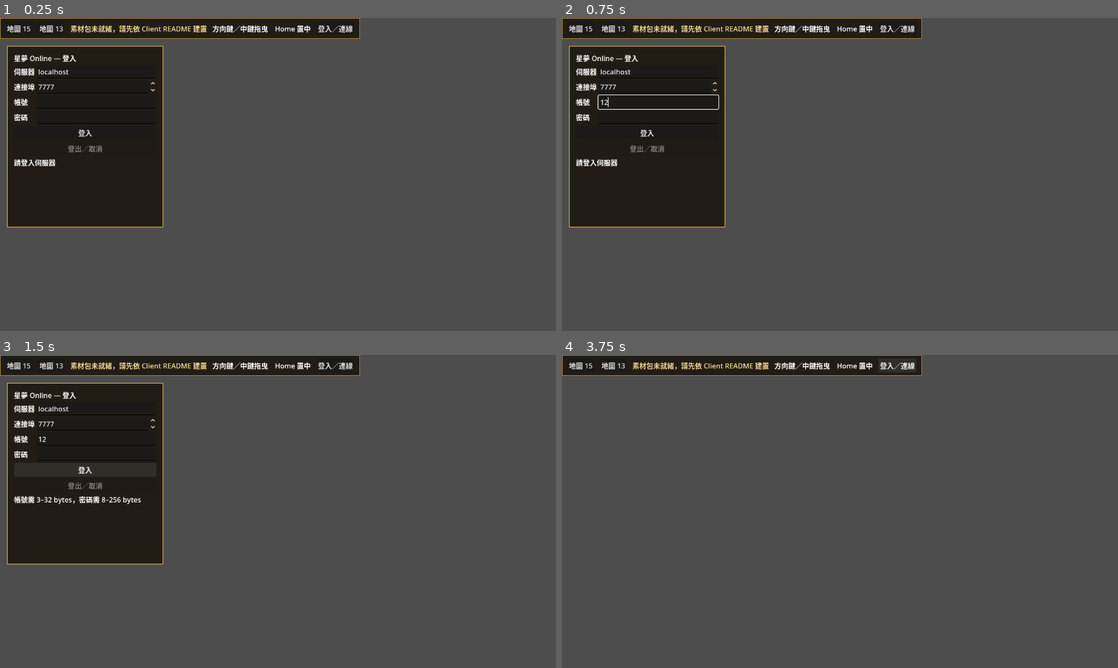
Above: before the commit, frames 1-4 (two rows, left to right).
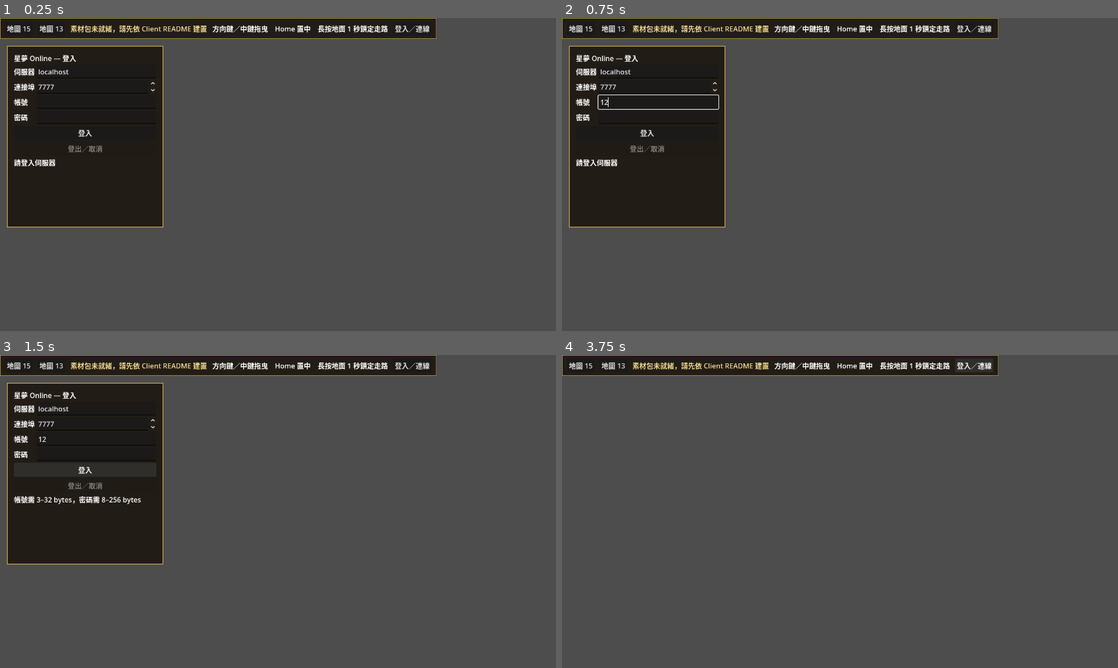
Above: after the commit, the same moments.

Repository: kevin840307/SGTest
Game: Godot game, scene res://app/main.tscn
Same seed, same stepped clock (60 frames per second), same inputs: the game is played once before the commit and once after it.
Inputs (mouse positions are in pixels of both pictures, inside the frame that each line leads up to):
- Up to frame 1 (0.25 s): no input
- Up to frame 2 (0.75 s): click (656, 102) at 0.52 s; type "12" at 0.6 s
- Up to frame 3 (1.5 s): click (94, 455) at 0.75 s; type "12" at 0.83 s; click "登入" at 1.25 s
- Up to frame 4 (3.75 s): click "地圖 15" at 2 s; click "地圖 13" at 2.75 s; click "登入／連線" at 3.5 s

The runs differ from the first frame. In frame 1, 1.0% of the frame differs, in the area x 57-79%, y 0-7%; in frame 2, 1.0%; in frame 3, 1.0%; in frame 4, 1.0%.

Commit message:
feat(input): add recovered-compatible cursor autorun

Diff:
--- a/client/app/main.gd
+++ b/client/app/main.gd
@@ -2,6 +2,7 @@
 ## UI composition and presentation input; ClientSession owns networking/reduction.
 const WorldView = preload("res://rendering/world_view.gd")
 const SessionPanel = preload("res://ui/session_panel.gd")
+const MouseAutorunState = preload("res://app/mouse_autorun_state.gd")
 var auto_start := true
 var world_view := WorldView.new()
 var _held := {}
@@ -12,6 +13,11 @@
 var session_panel := SessionPanel.new()
 var _map_buttons: Array[Button] = []
 var _last_snapshot: Dictionary = {}
+var _mouse_autorun = MouseAutorunState.new()
+var _autorun_left_press_cancelled := false
+var _autorun_map_epoch := 0
+var _autorun_waiting_sequence_floor := -1
+var _autorun_last_blocked_sequence := 0
 var _online_gate_role := ""
 var _online_gate_phase := -1
 var _online_gate_deadline := 0
@@ -52,7 +58,7 @@
 	_status.add_theme_color_override("font_color",Color("f2d995"))
 	row.add_child(_status)
 	var help := Label.new()
-	help.text = "方向鍵／中鍵拖曳　Home 置中"
+	help.text = "方向鍵／中鍵拖曳　Home 置中　長按地面 1 秒鎖定走路"
 	row.add_child(help)
 	world_view.status_changed.connect(_world_status)
 	layer.add_child(session_panel)
@@ -115,21 +121,41 @@
 			world_view.camera.set_focus(world_view.epoch,Vector2(world_view.camera.snapshot().world_size)/2.0)
 
 
+func _input(event: InputEvent) -> void:
+	if not event is InputEventMouseButton:
+		return
+	var mouse := event as InputEventMouseButton
+	if mouse.button_index == MOUSE_BUTTON_LEFT:
+		if not mouse.pressed:
+			_autorun_left_press_cancelled = false
+			if _mouse_autorun.holding:
+				_mouse_autorun.terrain_release(Time.get_ticks_msec())
+		elif _mouse_autorun.latched:
+			# Do not consume the event: entity/UI handlers still receive this
+			# click. Only bare terrain suppresses the same-press new route below.
+			_autorun_left_press_cancelled = true
+			_cancel_mouse_autorun(true)
+	elif mouse.button_index == MOUSE_BUTTON_RIGHT and mouse.pressed and _mouse_autorun.active():
+		# Preserve all normal right-click handlers/context menus.
+		_cancel_mouse_autorun(true)
+
+
 func _unhandled_input(event: InputEvent) -> void:
 	if event is InputEventMouseButton and event.button_index == MOUSE_BUTTON_LEFT and event.pressed and session_panel.active and world_view.phase == "ready":
 		var point: Vector2 = world_view.camera.screen_to_world(event.position)
 		var drop_id: int = world_view.pick_ground_drop_at(point)
 		var monster_id: int = world_view.pick_monster_at(point) if drop_id == 0 else 0
 		if drop_id > 0:
-			# Ground pickup takes priority over nearby monsters; failure
-			# never silently falls back to movement or an attack.
+			# A latched click already queued an ordered stop barrier in _input;
+			# the item interaction follows it without losing normal click priority.
 			session_panel.submit_pickup_drop(drop_id)
 		elif monster_id > 0:
 			# A live visible monster takes attack priority over ground movement.
 			# Never fall back to movement when the combat intent is backpressured.
 			session_panel.submit_attack_monster(monster_id)
-		else:
-			session_panel.submit_move(point)
+		elif not _autorun_left_press_cancelled:
+			_begin_ground_navigation(point,Time.get_ticks_msec())
+		# First bare-ground click after a latch only stops the old route.
 		get_viewport().set_input_as_handled()
 		return
 	if session_panel.active:
@@ -140,6 +166,50 @@
 	elif event is InputEventMouseMotion and _dragging:
 		world_view.camera.pan(world_view.epoch,-event.relative)
 		get_viewport().set_input_as_handled()
+
+
+func _physics_process(_delta: float) -> void:
+	if not _mouse_autorun.active():
+		return
+	var now := Time.get_ticks_msec()
+	# _input normally sees release first; this is a fallback for cases where
+	# another interaction consumes the release later in the input pipeline.
+	if _mouse_autorun.holding and not Input.is_mouse_button_pressed(MOUSE_BUTTON_LEFT):
+		_mouse_autorun.terrain_release(now)
+	if not _mouse_autorun.active() or not session_panel.active or _last_snapshot.is_empty():
+		return
+	if bool(_last_snapshot.get("player_dead",false)) or bool(_last_snapshot.get("reconnecting",false)) or bool(_last_snapshot.get("waiting_for_new_map",false)):
+		_cancel_mouse_autorun(false)
+		return
+	var epoch := int(_last_snapshot.get("map_epoch",0))
+	if epoch <= 0 or (_autorun_map_epoch > 0 and epoch != _autorun_map_epoch):
+		_cancel_mouse_autorun(false)
+		return
+	if not bool(_last_snapshot.get("world_ready",false)) or bool(_last_snapshot.get("resync_pending",false)):
+		return
+
+	var movement_sequence := int(_last_snapshot.get("movement_sequence",0))
+	if _autorun_waiting_sequence_floor >= 0:
+		if movement_sequence <= _autorun_waiting_sequence_floor:
+			return
+		_autorun_waiting_sequence_floor = -1
+	var receipt_sequence := int(_last_snapshot.get("last_receipt_sequence",0))
+	if movement_sequence > receipt_sequence:
+		return
+	if receipt_sequence == movement_sequence and movement_sequence > 0 and int(_last_snapshot.get("last_receipt_status",-1)) != 0:
+		if _autorun_last_blocked_sequence != movement_sequence:
+			_autorun_last_blocked_sequence = movement_sequence
+			_mouse_autorun.defer_blocked_retry(now)
+
+	var own: Dictionary = _last_snapshot.get("self_state",{})
+	var moving := bool(own.get("moving",false)) if not own.is_empty() else false
+	var actor_position := Vector2(
+		float(_last_snapshot.get("x",0.0)),float(_last_snapshot.get("y",0.0)))
+	var cursor_position := world_view.camera.screen_to_world(
+		get_viewport().get_mouse_position())
+	if _mouse_autorun.should_request(
+			now,actor_position,cursor_position,moving):
+		_submit_autorun_target(cursor_position,now,not moving)
 
 
 func _process(delta: float) -> void:
@@ -169,6 +239,8 @@
 
 
 func _connection_changed(active: bool) -> void:
+	if not active:
+		_cancel_mouse_autorun(false)
 	for button in _map_buttons:
 		button.disabled = active
 	_held.clear()
@@ -194,8 +266,52 @@
 
 
 func _server_snapshot(snapshot: Dictionary) -> void:
+	var previous := _last_snapshot
+	if _mouse_autorun.active() and not previous.is_empty():
+		var old_epoch := int(previous.get("map_epoch",0))
+		var new_epoch := int(snapshot.get("map_epoch",0))
+		var new_dead := bool(snapshot.get("player_dead",false))
+		var transferred := old_epoch > 0 and new_epoch > 0 and old_epoch != new_epoch
+		var damaged := int(snapshot.get("player_damage_sequence",0)) > int(previous.get("player_damage_sequence",0))
+		var attacked := int(snapshot.get("last_attack_result_sequence",0)) > int(previous.get("last_attack_result_sequence",0))
+		if transferred or new_dead or bool(snapshot.get("waiting_for_new_map",false)) or bool(snapshot.get("reconnecting",false)):
+			_cancel_mouse_autorun(false)
+		elif damaged or attacked:
+			_cancel_mouse_autorun(true)
 	_last_snapshot = snapshot.duplicate(true)
 	world_view.set_player_snapshot(snapshot)
+
+
+func _begin_ground_navigation(point: Vector2,now_msec: int) -> void:
+	if not point.is_finite():
+		return
+	var was_latched := _mouse_autorun.terrain_press(now_msec)
+	if was_latched:
+		return
+	_autorun_map_epoch = int(_last_snapshot.get("map_epoch",0))
+	_autorun_last_blocked_sequence = 0
+	_submit_autorun_target(point,now_msec,false)
+
+
+func _submit_autorun_target(point: Vector2,now_msec: int,was_stopped: bool) -> bool:
+	if not point.is_finite() or not session_panel.active:
+		return false
+	var sequence_floor := int(_last_snapshot.get("movement_sequence",0))
+	if not session_panel.submit_move(point):
+		return false
+	_autorun_waiting_sequence_floor = sequence_floor
+	_mouse_autorun.note_request(point,now_msec,was_stopped)
+	return true
+
+
+func _cancel_mouse_autorun(stop_movement: bool) -> void:
+	var was_active := _mouse_autorun.active()
+	_mouse_autorun.cancel()
+	_autorun_map_epoch = 0
+	_autorun_waiting_sequence_floor = -1
+	_autorun_last_blocked_sequence = 0
+	if stop_movement and was_active and session_panel.active:
+		session_panel.submit_stop_movement()
 
 
 func _start_online_gate() -> void:
--- /dev/null
+++ b/client/app/mouse_autorun_state.gd
@@ -0,0 +1,86 @@
+extends RefCounted
+
+# Verified against the user's private Recovered client on 2026-11-18.
+# This contains input/repath policy only; pathfinding and movement stay Server-owned.
+const HOLD_TO_LATCH_MSEC := 1000
+const REPATH_INTERVAL_MSEC := 80
+const REPATH_DISTANCE := 24.0
+const REACH_DISTANCE := 10.0
+const BLOCKED_RETRY_MSEC := 400
+
+var latched := false
+var holding := false
+var _press_started_msec := -1
+var _last_target := Vector2(INF,INF)
+var _last_request_msec := -1
+var _retry_not_before_msec := 0
+
+func terrain_press(now_msec: int) -> bool:
+	var was_latched := latched
+	latched = false
+	holding = not was_latched
+	_press_started_msec = now_msec if holding else -1
+	_reset_pacing()
+	return was_latched
+
+func poll_long_hold(now_msec: int) -> bool:
+	if latched or not holding or _press_started_msec < 0:
+		return false
+	if now_msec - _press_started_msec < HOLD_TO_LATCH_MSEC:
+		return false
+	latched = true
+	return true
+
+func terrain_release(now_msec: int) -> bool:
+	if holding and _press_started_msec >= 0 and now_msec - _press_started_msec >= HOLD_TO_LATCH_MSEC:
+		latched = true
+	holding = false
+	_press_started_msec = -1
+	return latched
+
+func active() -> bool:
+	return holding or latched
+
+func should_request(now_msec: int,actor_position: Vector2,
+		cursor_position: Vector2,is_moving: bool) -> bool:
+	if not active() or not actor_position.is_finite() or not cursor_position.is_finite():
+		return false
+	if actor_position.distance_to(cursor_position) <= REACH_DISTANCE:
+		return false
+	if is_moving:
+		if _last_target.is_finite() and _last_target.distance_to(cursor_position) < REPATH_DISTANCE:
+			return false
+		return _last_request_msec < 0 or now_msec - _last_request_msec >= REPATH_INTERVAL_MSEC
+	# While physically held, a stopped route follows immediately. Once latched,
+	# rejected/stopped navigation is rate-limited to avoid A* retry storms.
+	return not latched or now_msec >= _retry_not_before_msec
+
+func note_request(target: Vector2,now_msec: int,was_stopped: bool) -> void:
+	_last_target = target
+	_last_request_msec = now_msec
+	if latched and was_stopped:
+		_retry_not_before_msec = now_msec + BLOCKED_RETRY_MSEC
+
+func defer_blocked_retry(now_msec: int) -> void:
+	if latched:
+		_retry_not_before_msec = maxi(
+			_retry_not_before_msec,now_msec+BLOCKED_RETRY_MSEC)
+
+func cancel() -> void:
+	latched = false
+	holding = false
+	_press_started_msec = -1
+	_reset_pacing()
+
+func snapshot() -> Dictionary:
+	return {
+		"latched":latched,"holding":holding,
+		"last_target":_last_target,
+		"last_request_msec":_last_request_msec,
+		"retry_not_before_msec":_retry_not_before_msec
+	}
+
+func _reset_pacing() -> void:
+	_last_target = Vector2(INF,INF)
+	_last_request_msec = -1
+	_retry_not_before_msec = 0
--- a/client/network/client_session.gd
+++ b/client/network/client_session.gd
@@ -93,6 +93,12 @@
 		return false
 	return _queue_intent({"type": "move", "x": target_x, "y": target_y})
 
+func stop_movement() -> bool:
+	var current := snapshot()
+	if bool(current.get("player_dead",false)) or int(current.get("state",-1)) != WorldState.STATE_IN_WORLD:
+		return false
+	return _queue_intent({"type":"stop_move"})
+
 func use_recovery_item(item_uid: int) -> bool:
 	var current := snapshot()
 	if item_uid <= 0 or not bool(current.get("inventory_ready",false)) or not bool(current.get("combat_available",false))  …(224 unchanged characters)…
@@ -162,12 +168,25 @@
 	# chase. Clicking another monster also replaces an earlier navigation target.
 	# Any already-sent Server command may still return a reliable receipt, but
 	# its Client-side auto-follow state is no longer retained.
+	if accepted and kind == "stop_move":
+		var kept: Array[Dictionary] = []
+		for queued in _intents:
+			if str(queued.get("type","")) not in ["move","attack_monster","stop_move"]:
+				kept.append(queued)
+		_intents = kept
 	if accepted and kind in ["move","attack_monster"]:
 		var kept: Array[Dictionary] = []
 		for queued in _intents:
+			# A stop intent is a barrier: later interaction/navigation waits
+			# until the Server has acknowledged the stop SelfState.
 			if str(queued.get("type","")) not in ["move","attack_monster"]:
 				kept.append(queued)
 		_intents = kept
+	if accepted and kind == "stop_move":
+		for queued in _intents:
+			if str(queued.get("type","")) == "stop_move":
+				accepted = false
+				break
 	if accepted and kind == "use_recovery_item":
 		for queued in _intents:
 			if str(queued.get("type","")) in ["use_recovery_item","discard_inventory_item"]:
@@ -432,6 +451,8 @@
 			_publish()
 	elif kind == "attack_monster":
 		_process_attack_monster_intent(intent)
+	elif kind == "stop_move":
+		_process_stop_movement_intent(intent)
 	elif kind == "move":
 		var current: Dictionary = _world.snapshot()
 		if int(current.state) != WorldState.STATE_IN_WORLD or bool(current.player_dead) or not bool(current.world_ready) or b …(185 unchanged characters)…
@@ -447,6 +468,46 @@
 	else:
 		_world.fail("unknown_intent")
 		_publish()
+
+func _process_stop_movement_intent(intent: Dictionary) -> void:
+	var current: Dictionary = _world.snapshot()
+	var token := int(intent.get("_token",0))
+	if token <= 0 or not _first_intent_matches(token):
+		return
+	if int(current.state) != WorldState.STATE_IN_WORLD or bool(current.player_dead) or bool(current.waiting_for_new_map):
+		_pop_intent_token(token)
+		return
+	if not bool(current.world_ready) or bool(current.resync_pending) or int(current.pending_world_ready_ack_epoch) != 0 or int(current.last_world_ready_ack_epoch) != int(current.map_epoch):
+		return
+	var phase := str(intent.get("phase","send_stop"))
+	if phase == "send_stop":
+		var sequence := int(current.movement_sequence)+1
+		var frame := WireCodec.encode_move_target(
+			int(current.map_epoch),sequence,
+			roundi(float(current.x)),roundi(float(current.y)))
+		if not frame.is_empty() and _transport.send_frame(frame) and _world.mark_move_sent(sequence):
+			var waiting := intent.duplicate(true)
+			waiting["phase"] = "await_stop"
+			waiting["movement_sequence"] = sequence
+			_replace_first_intent(token,waiting)
+			_publish()
+		return
+	if phase == "await_stop":
+		var sequence := int(intent.get("movement_sequence",0))
+		if int(current.last_receipt_sequence) < sequence:
+			return
+		if int(current.last_receipt_sequence) != sequence or int(current.last_receipt_status) != 0:
+			_pop_intent_token(token)
+			return
+		var own: Dictionary = current.self_state
+		if own.is_empty() or int(own.get("movement_action_sequence",0)) < sequence:
+			return
+		if bool(own.get("moving",false)):
+			return
+		_pop_intent_token(token)
+		return
+	_pop_intent_token(token)
+
 
 func _process_attack_monster_intent(intent: Dictionary) -> void:
 	var current: Dictionary = _world.snapshot()
--- /dev/null
+++ b/client/tests/fake_stop_barrier_transport.gd
@@ -0,0 +1,127 @@
+extends RefCounted
+const WireCodec = preload("res://network/wire_codec.gd")
+const STATE_STOPPED := 0
+const STATE_CONNECTED := 3
+const STATE_FAILED := 4
+
+const AUTH_RESULT := "0900000001000B0000"
+const CHARACTER_LIST := "1800000001000C00010B000000000000000004004865726F"
+const CHOOSE_RESULT := "2D00000001000E00000B000000000000000F000000000000000000384000000000000038400100000000000000"
+const READY := "2D00000001001400010000000000000028000000000000000B000000000000000F0000000000C0410000C04101"
+
+var _mutex:=Mutex.new()
+var _state:=STATE_STOPPED
+var _events:Array[Dictionary]=[]
+var _moves:Array[Vector2i]=[]
+var _revision:=1
+var _error:=OK
+
+func start_secure(_host:String,_port:int,_common_name:String="",_trusted_chain=null)->Error:
+	_mutex.lock()
+	_state=STATE_CONNECTED
+	_events.clear()
+	_moves.clear()
+	_revision=1
+	_error=OK
+	_mutex.unlock()
+	return OK
+
+func send_frame(frame:PackedByteArray)->bool:
+	var opcode:=WireCodec.frame_opcode(frame)
+	if opcode<0:
+		return false
+	_mutex.lock()
+	if _state!=STATE_CONNECTED:
+		_mutex.unlock()
+		return false
+	match opcode:
+		WireCodec.OPCODE_AUTH_REQUEST:
+			_push(AUTH_RESULT.hex_decode())
+			_push(CHARACTER_LIST.hex_decode())
+		WireCodec.OPCODE_CHARACTER_CHOOSE:
+			_push(CHOOSE_RESULT.hex_decode())
+			_push(READY.hex_decode())
+		WireCodec.OPCODE_WORLD_READY_ACK:
+			_push(_self_state(41,24,24,false,0))
+		WireCodec.OPCODE_MOVE_TARGET:
+			var move:=WireCodec.decode_move_target(frame)
+			if move.is_empty():
+				_fail()
+			else:
+				var seq:=int(move.movement_sequence)
+				var target:=Vector2i(int(move.target_x),int(move.target_y))
+				_moves.append(target)
+				_push(_move_receipt(seq,41+seq))
+				_push(_self_state(41+seq,target.x,target.y,false,seq))
+		WireCodec.OPCODE_WORLD_RESYNC_REQUEST:
+			pass
+		_:
+			_fail()
+	var ok:=_state==STATE_CONNECTED
+	_mutex.unlock()
+	return ok
+
+func drain_events(max_frames:int=64)->Array[Dictionary]:
+	var out:Array[Dictionary]=[]
+	_mutex.lock()
+	for _i in range(mini(max_frames,_events.size())):
+		out.append(_events.pop_front())
+	_mutex.unlock()
+	return out
+
+func get_status()->Dictionary:
+	_mutex.lock()
+	var result={"state":_state,"terminal_error":_error}
+	_mutex.unlock()
+	return result
+
+func stop()->void:
+	_mutex.lock()
+	_state=STATE_STOPPED
+	_mutex.unlock()
+
+func move_targets()->Array[Vector2i]:
+	_mutex.lock()
+	var result:=_moves.duplicate()
+	_mutex.unlock()
+	return result
+
+func _push(frame:PackedByteArray)->void:
+	_events.append({"type":"frame","frame":frame,"bytes":frame.size()})
+
+func _fail()->void:
+	_state=STATE_FAILED
+	_error=ERR_INVALID_DATA
+
+func _header(writer:StreamPeerBuffer,size:int,opcode:int)->void:
+	writer.big_endian=false
+	writer.put_u32(size)
+	writer.put_u16(1)
+	writer.put_u16(opcode)
+
+func _move_receipt(sequence:int,tick:int)->PackedByteArray:
+	var writer:=StreamPeerBuffer.new()
+	_header(writer,30,WireCodec.OPCODE_MOVE_RECEIPT)
+	writer.put_64(1)
+	writer.put_u32(sequence)
+	writer.put_u16(0)
+	writer.put_64(tick)
+	return writer.data_array
+
+func _self_state(tick:int,x:int,y:int,moving:bool,sequence:int)->PackedByteArray:
+	_revision+=1
+	var writer:=StreamPeerBuffer.new()
+	_header(writer,74,WireCodec.OPCODE_SELF_STATE)
+	writer.put_64(1)
+	writer.put_64(tick)
+	writer.put_64(11)
+	writer.put_64(2)
+	writer.put_64(1)
+	writer.put_32(15)
+	writer.put_64(_revision)
+	writer.put_float(float(x))
+	writer.put_float(float(y))
+	writer.put_u8(1 if moving else 0)
+	writer.put_u32(sequence)
+	writer.put_u8(1)
+	return writer.data_array
--- /dev/null
+++ b/client/tests/test_client_stop_barrier.gd
@@ -0,0 +1,66 @@
+extends SceneTree
+const Session=preload("res://network/client_session.gd")
+const WorldState=preload("res://network/world_state.gd")
+const Fake=preload("res://tests/fake_stop_barrier_transport.gd")
+
+func fail(message:String,session=null)->void:
+	if session!=null:
+		session.stop()
+	push_error("CLIENT_STOP_BARRIER_FAIL "+message)
+	quit(1)
+
+func _initialize()->void:
+	var fake=Fake.new()
+	var session=Session.new(fake)
+	if session.connect_secure("fixture",443,"user_01","Password-123456!","fixture",null)!=OK:
+		fail("connect",session)
+		return
+	var selecting:=_wait(session,func(v):return int(v.state)==WorldState.STATE_SELECTING_CHARACTER,1500)
+	if selecting.is_empty() or selecting.characters.size()!=1:
+		fail("character list",session)
+		return
+	if not session.choose_character(int(selecting.characters[0].character_id)):
+		fail("choose",session)
+		return
+	var ready:=_wait(session,func(v):
+		return int(v.state)==WorldState.STATE_IN_WORLD and bool(v.world_ready) and
+			int(v.pending_world_ready_ack_epoch)==0 and
+			int(v.last_world_ready_ack_epoch)==1 and not v.self_state.is_empty(),1800)
+	if ready.is_empty():
+		fail("world ready "+str(session.snapshot()),session)
+		return
+	var start:=Vector2i(roundi(float(ready.x)),roundi(float(ready.y)))
+	if not session.stop_movement():
+		fail("stop intent rejected",session)
+		return
+	# A later navigation intent must remain behind the stop barrier rather than
+	# deleting it through the normal latest-navigation replacement rule.
+	if not session.move_target(40,8):
+		fail("follow-up move rejected",session)
+		return
+	var settled:=_wait(session,func(v):
+		return int(v.movement_sequence)==2 and int(v.last_receipt_sequence)==2 and
+			int(v.last_receipt_status)==0 and not bool(v.self_state.moving) and
+			int(v.self_state.movement_action_sequence)==2 and
+			abs(float(v.x)-40.0)<0.01 and abs(float(v.y)-8.0)<0.01,2200)
+	if settled.is_empty():
+		fail("ordered stop/move did not settle "+str(session.snapshot()),session)
+		return
+	var targets:=fake.move_targets()
+	session.stop()
+	if targets.size()!=2 or targets[0]!=start or targets[1]!=Vector2i(40,8):
+		fail("stop barrier ordering targets="+str(targets)+" start="+str(start))
+		return
+	print("CLIENT_STOP_BARRIER_PASS stop_first=true authoritative_current_position=true waits_receipt_and_self_stop=true followup_navigation_preserved=true")
+	quit(0)
+
+func _wait(session,predicate:Callable,timeout_ms:int)->Dictionary:
+	var deadline:=Time.get_ticks_msec()+timeout_ms
+	while Time.get_ticks_msec()<deadline:
+		var value:Dictionary=session.snapshot()
+		if predicate.call(value):
+			return value
+		if int(value.state)==WorldState.STATE_FAILED:
+			return {}
+		OS.delay_msec(2)
+	return {}
--- /dev/null
+++ b/client/tests/test_mouse_autorun_state.gd
@@ -0,0 +1,81 @@
+extends SceneTree
+const Autorun = preload("res://app/mouse_autorun_state.gd")
+
+func fail(message: String) -> void:
+	push_error("MOUSE_AUTORUN_STATE_FAIL "+message)
+	quit(1)
+
+func _initialize() -> void:
+	var state=Autorun.new()
+	if state.terrain_press(100) or not state.holding or state.latched:
+		fail("fresh terrain press")
+		return
+	if state.poll_long_hold(1099) or not state.holding or state.latched:
+		fail("latched before exact 1000ms threshold")
+		return
+	if not state.poll_long_hold(1100) or not state.latched:
+		fail("exact 1000ms hold did not latch")
+		return
+	if state.poll_long_hold(1200):
+		fail("latch transition fired twice")
+		return
+	if not state.terrain_release(1200) or state.holding or not state.latched:
+		fail("release lost latched autorun")
+		return
+
+	var actor:=Vector2(0,0)
+	if not state.should_request(1200,actor,Vector2(100,0),false):
+		fail("latched stopped route did not request cursor target")
+		return
+	state.note_request(Vector2(100,0),1200,true)
+	if state.should_request(1599,actor,Vector2(100,0),false):
+		fail("blocked/stopped route retried before 400ms")
+		return
+	if not state.should_request(1600,actor,Vector2(100,0),false):
+		fail("blocked/stopped route did not retry at 400ms")
+		return
+	state.note_request(Vector2(100,0),1600,false)
+	if state.should_request(1679,actor,Vector2(123,0),true):
+		fail("cursor movement under 24px repathed")
+		return
+	if state.should_request(1679,actor,Vector2(124,0),true):
+		fail("repath ignored 80ms throttle")
+		return
+	if not state.should_request(1680,actor,Vector2(124,0),true):
+		fail("24px/80ms cursor repath missing")
+		return
+	if state.should_request(1680,Vector2(120,0),Vector2(124,0),false):
+		fail("route inside 10px reach radius restarted")
+		return
+
+	var rejected=Autorun.new()
+	rejected.terrain_press(0)
+	rejected.poll_long_hold(1000)
+	rejected.terrain_release(1000)
+	rejected.defer_blocked_retry(1100)
+	if rejected.should_request(1499,actor,Vector2(100,0),false):
+		fail("rejected route bypassed 400ms retry guard")
+		return
+	if not rejected.should_request(1500,actor,Vector2(100,0),false):
+		fail("rejected route did not reopen at retry boundary")
+		return
+
+	state.cancel()
+	if state.active() or state.should_request(2000,actor,Vector2(200,0),false):
+		fail("cancel retained autorun state")
+		return
+	if state.terrain_press(3000):
+		fail("second fresh press reported prior latch")
+		return
+	if state.terrain_release(3500) or state.active():
+		fail("short click became latched")
+		return
+
+	state.terrain_press(4000)
+	state.poll_long_hold(5000)
+	if not state.terrain_press(5100) or state.active():
+		fail("first subsequent terrain press did not cancel latch")
+		return
+
+	print("MOUSE_AUTORUN_STATE_PASS hold_ms=1000 cursor_follow=true repath_distance=24 repath_ms=80 stopped_retry_ms=400 rejected_retry_ms=400 first_click_cancels=true render_fps_independent=true")
+	quit(0)
--- a/client/ui/session_panel.gd
+++ b/client/ui/session_panel.gd
@@ -169,6 +169,10 @@
 	return active and not bool(_latest.get("reconnecting",false)) and bool(_latest.get("world_ready",false)) and point.is_finite() and session.move_target(int(floor(point.x)),int(floor(point.y)))
 
 
+func submit_stop_movement() -> bool:
+	return active and not bool(_latest.get("reconnecting",false)) and bool(_latest.get("world_ready",false)) and not bool(_latest.get("player_dead",false)) and session.stop_movement()
+
+
 func submit_attack_monster(entity_id: int) -> bool:
 	return active and not bool(_latest.get("reconnecting",false)) and bool(_latest.get("world_ready",false)) and not bool(_latest.get("player_dead",false)) and not bool(_latest.get("resync_pending",false)) and entity_id > 0 and session.attack_monster(entity_id)
 
